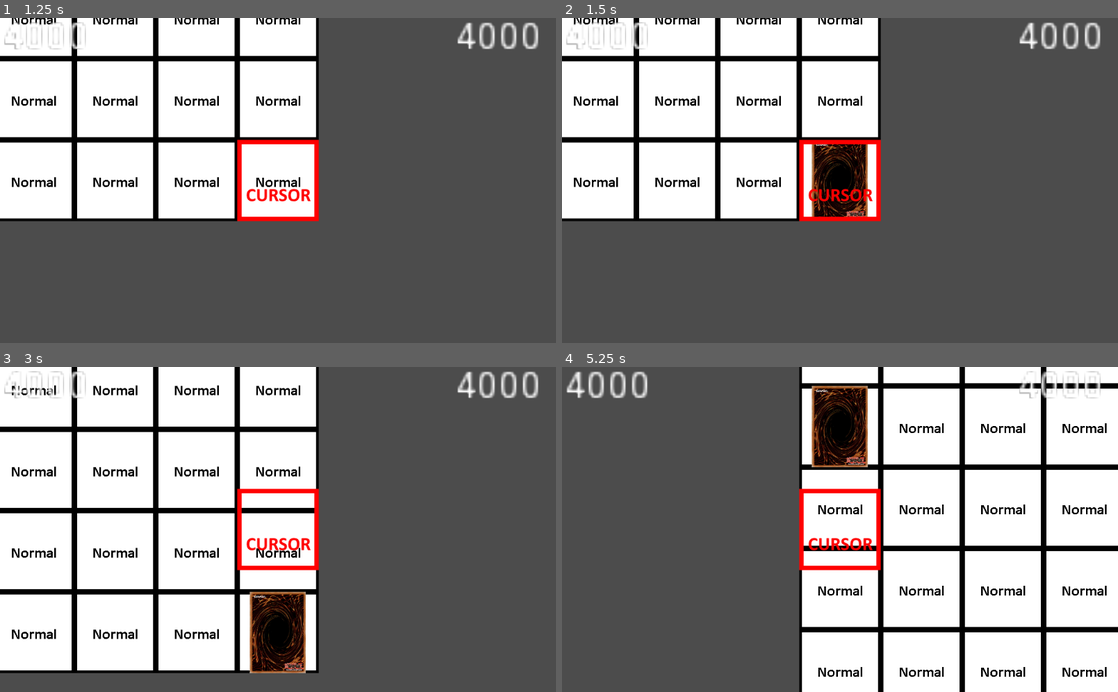
Above: before the commit, frames 1-4 (two rows, left to right).
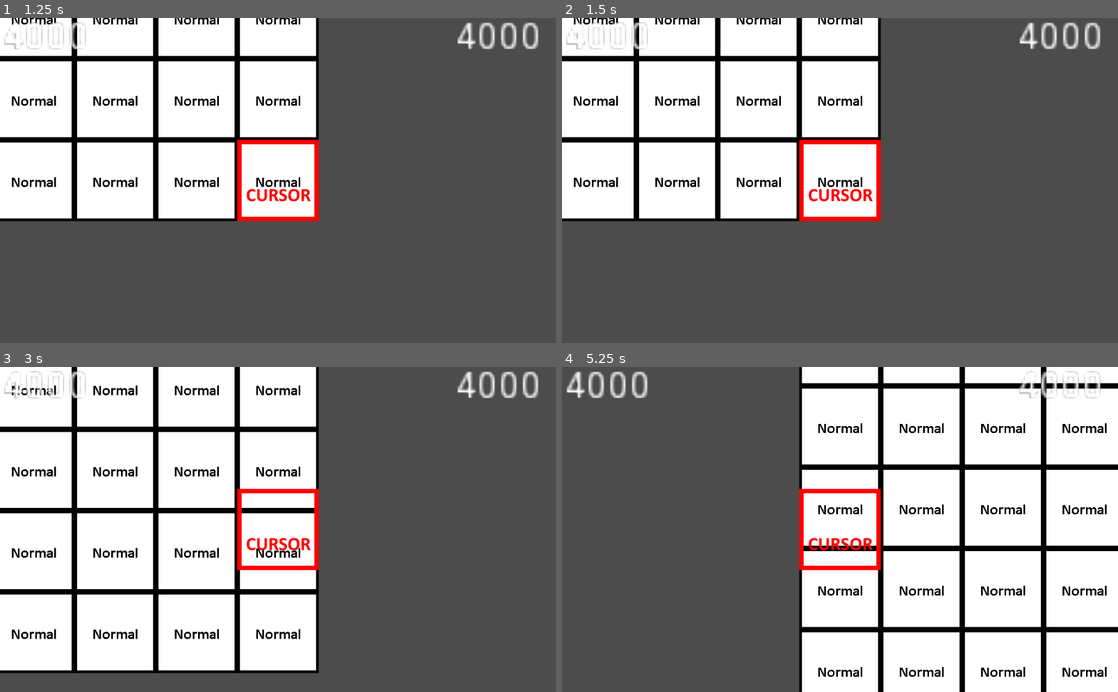
Above: after the commit, the same moments.

Repository: Tasos500/Perfect-Ruler
Game: Godot game, scene res://Scenes/Board.tscn
Same seed, same stepped clock (60 frames per second), same inputs: the game is played once before the commit and once after it.
Inputs:
- Up to frame 1 (1.25 s): tap Enter at 0.5 s; hold Right (ui_right) from 0.53 s (still down); tap Z (ui_accept) at 0.77 s
- Up to frame 2 (1.5 s): tap Z (ui_accept) at 1.25 s; release Right (ui_right) at 1.28 s; hold Down (ui_down) from 1.28 s (still down)
- Up to frame 3 (3 s): tap Z (ui_accept) at 1.52, 2, 2.75 s; release Down (ui_down) at 2.03 s; hold Right (ui_right) 2.03-2.78 s; hold Up (ui_up) from 2.78 s (still down)
- Up to frame 4 (5.25 s): tap Z (ui_accept) at 3.02, 3.77, 4.52, 5 s; release Up (ui_up) at 3.53 s; hold Left (ui_left) 3.53-5.03 s; hold Down (ui_down) from 5.03 s (still down)

Frame 1 is identical in both runs. In frame 2, 2.1% of the frame differs, in the area x 44-55%, y 38-62%; in frame 3, 2.5%, in the area x 44-55%, y 69-95%; in frame 4, 2.5%.
Error after the commit: Attempt to call function 'instance' in base 'null instance' on a null instance. (res://Scripts/Board.gd:107)

Commit message:
Moved Scripts to Scripts folder

Diff:
--- a/Scenes/Board.tscn
+++ b/Scenes/Board.tscn
@@ -2,7 +2,7 @@
 
 [ext_resource path="res://Scenes/Cursor.tscn" type="PackedScene" id=1]
 [ext_resource path="res://Assets/Tile/Tile_Tileset.png" type="Texture" id=2]
-[ext_resource path="res://Scenes/Board.gd" type="Script" id=3]
+[ext_resource path="res://Scripts/Board.gd" type="Script" id=3]
 [ext_resource path="res://Scenes/HUD.tscn" type="PackedScene" id=4]
 
 [sub_resource type="TileSet" id=1]
--- a/Scenes/Card_Placeholder.gd
+++ /dev/null
@@ -1,78 +0,0 @@
-extends Node2D
-
-# 0 = Red, 1 = White
-# Red always goes first in a duel
-enum color {RED, WHITE}
-
-# Enums on all possible variables a card can have
-enum attributes {LIGHT, DARK, FIRE, EARTH, WATER, WIND}
-enum card_types {DRAGON, SPELLCASTER, ZOMBIE, WARRIOR, BEAST_WARRIOR, BEAST, WINGED_BEAST, FIEND, FAIRY, INSECT, DINOSAUR, REPTILE, FISH, SEA_SERPENT, MACHINE, THUNDER, AQUA, PYRO, ROCK, PLANT, IMMORTAL, MAGIC, POWER_UP, TRAP_LIMITED, TRAP_FULL, RITUAL}
-
-# Position
-var grid_x
-var grid_y
-var cursor
-# Can be boosted through terrain boosts
-var tile_speed = 1
-
-# Team based variables
-var team
-var is_leader = false
-var can_move
-var card_name
-var card_id # The ID used to pull data from the database.
-var in_attack_position = true
-
-# Monster based variables
-# Ignored if is_leader == true
-var atk = 0
-var def = 0
-var dc
-var attribute
-var card_type
-var level
-
-# Movement based arrays
-# Basically the same as in the cursor
-var movement_percentage = 0.0
-const move_speed = 8
-const tile_size = 150
-var initial_position = Vector2(0,0)
-var input_direction = Vector2(0,0)
-var is_moving = false
-
-# Called when the node enters the scene tree for the first time.
-func _ready():
-	cursor = get_parent().get_node("Cursor")
-	grid_x = cursor.grid_x
-	grid_y = cursor.grid_y
-	position = cursor.position
-	team = cursor.team
-	is_leader = false
-	pass
-
-func move(delta):
-	movement_percentage += move_speed * delta
-	if movement_percentage >= 1.0:
-		position = initial_position + (tile_size * input_direction)
-		movement_percentage = 0.0
-		is_moving = false
-		initial_position = position
-	else:
-		position = initial_position + (tile_size * input_direction * movement_percentage)
-
-
-# Called every frame. 'delta' is the elapsed time since the previous frame.
-func _process(delta):
-	if !is_moving:
-		initial_position = position
-	elif input_direction != Vector2.ZERO:
-		move(delta)
-	else:
-		is_moving = false
-	if in_attack_position:
-		if rotation_degrees > 5:
-			rotation_degrees -= 5
-	else:
-		if rotation_degrees < 90:
-			rotation_degrees += 5
--- a/Scenes/Card_Placeholder.tscn
+++ b/Scenes/Card_Placeholder.tscn
@@ -1,14 +1,229 @@
-[gd_scene load_steps=3 format=2]
+[gd_scene load_steps=36 format=2]
 
 [ext_resource path="res://Assets/Card/CardBack.jpg" type="Texture" id=1]
-[ext_resource path="res://Scenes/Card_Placeholder.gd" type="Script" id=2]
-
-[node name="Card" type="KinematicBody2D"]
+[ext_resource path="res://Scripts/Card_Placeholder.gd" type="Script" id=2]
+[ext_resource path="res://Assets/Fonts/stosfscm.ttf" type="DynamicFontData" id=3]
+[ext_resource path="res://Assets/Fonts/timesbd.ttf" type="DynamicFontData" id=4]
+[ext_resource path="res://Assets/Card/CardFront_Trap.png" type="Texture" id=5]
+[ext_resource path="res://Assets/Card/CardFront_Spell.png" type="Texture" id=6]
+[ext_resource path="res://Assets/Card/CardFront_Monster_Normal.png" type="Texture" id=7]
+[ext_resource path="res://Assets/Card/CardFront_Monster_Effect.png" type="Texture" id=8]
+[ext_resource path="res://Assets/Card/CardLevel_Scale.png" type="Texture" id=9]
+[ext_resource path="res://Assets/Card/CardAttrWater.png" type="Texture" id=10]
+[ext_resource path="res://Assets/Card/CardAttrWind.png" type="Texture" id=11]
+[ext_resource path="res://Assets/Card/CardAttrFire.png" type="Texture" id=12]
+[ext_resource path="res://Assets/Card/CardAttrEarth.png" type="Texture" id=13]
+[ext_resource path="res://Assets/Card/CardAttrDark.png" type="Texture" id=14]
+[ext_resource path="res://Assets/Card/CardAttrLight.png" type="Texture" id=15]
+
+[sub_resource type="Shader" id=19]
+code = "shader_type canvas_item;
+
+uniform bool spellbound = false;
+
+void fragment(){
+	if (spellbound==true){
+		vec4 color = texture(TEXTURE, UV);
+		COLOR = vec4(1.0 - color.rgb, color.a);
+		}
+	else{
+		vec4 color = texture(TEXTURE, UV);
+		COLOR = vec4(color.rgb, color.a);
+		}
+}"
+
+[sub_resource type="ShaderMaterial" id=20]
+shader = SubResource( 19 )
+shader_param/spellbound = false
+
+[sub_resource type="SpriteFrames" id=1]
+animations = [ {
+"frames": [ ExtResource( 8 ) ],
+"loop": true,
+"name": "Monster_Effect",
+"speed": 5.0
+}, {
+"frames": [ ExtResource( 7 ) ],
+"loop": true,
+"name": "Monster_Normal",
+"speed": 5.0
+}, {
+"frames": [ ExtResource( 6 ) ],
+"loop": true,
+"name": "Spell",
+"speed": 5.0
+}, {
+"frames": [ ExtResource( 5 ) ],
+"loop": true,
+"name": "Trap",
+"speed": 5.0
+} ]
+
+[sub_resource type="AtlasTexture" id=2]
+flags = 4
+atlas = ExtResource( 9 )
+region = Rect2( 0, 0, 204, 17 )
+
+[sub_resource type="AtlasTexture" id=3]
+flags = 4
+atlas = ExtResource( 9 )
+region = Rect2( 0, 17, 204, 17 )
+
+[sub_resource type="AtlasTexture" id=4]
+flags = 4
+atlas = ExtResource( 9 )
+region = Rect2( 0, 34, 204, 17 )
+
+[sub_resource type="AtlasTexture" id=5]
+flags = 4
+atlas = ExtResource( 9 )
+region = Rect2( 0, 51, 204, 17 )
+
+[sub_resource type="AtlasTexture" id=6]
+flags = 4
+atlas = ExtResource( 9 )
+region = Rect2( 0, 68, 204, 17 )
+
+[sub_resource type="AtlasTexture" id=7]
+flags = 4
+atlas = ExtResource( 9 )
+region = Rect2( 0, 85, 204, 17 )
+
+[sub_resource type="AtlasTexture" id=8]
+flags = 4
+atlas = ExtResource( 9 )
+region = Rect2( 0, 102, 204, 17 )
+
+[sub_resource type="AtlasTexture" id=9]
+flags = 4
+atlas = ExtResource( 9 )
+region = Rect2( 0, 119, 204, 17 )
+
+[sub_resource type="AtlasTexture" id=10]
+flags = 4
+atlas = ExtResource( 9 )
+region = Rect2( 0, 136, 204, 17 )
+
+[sub_resource type="AtlasTexture" id=11]
+flags = 4
+atlas = ExtResource( 9 )
+region = Rect2( 0, 153, 204, 17 )
+
+[sub_resource type="AtlasTexture" id=12]
+flags = 4
+atlas = ExtResource( 9 )
+region = Rect2( 0, 170, 204, 17 )
+
+[sub_resource type="AtlasTexture" id=13]
+flags = 4
+atlas = ExtResource( 9 )
+region = Rect2( 0, 187, 204, 17 )
+
+[sub_resource type="SpriteFrames" id=14]
+animations = [ {
+"frames": [ null, SubResource( 2 ), SubResource( 3 ), SubResource( 4 ), SubResource( 5 ), SubResource( 6 ), SubResource( 7 ), SubResource( 8 ), SubResource( 9 ), SubResource( 10 ), SubResource( 11 ), SubResource( 12 ), SubResource( 13 ) ],
+"loop": false,
+"name": "Level_Scale",
+"speed": 5.0
+} ]
+
+[sub_resource type="DynamicFont" id=15]
+size = 23
+use_mipmaps = true
+font_data = ExtResource( 3 )
+
+[sub_resource type="AtlasTexture" id=16]
+flags = 4
+atlas = ExtResource( 14 )
+region = Rect2( 0, 0, 42, 42 )
+
+[sub_resource type="SpriteFrames" id=17]
+animations = [ {
+"frames": [ ExtResource( 15 ), SubResource( 16 ), ExtResource( 12 ), ExtResource( 13 ), ExtResource( 10 ), ExtResource( 11 ) ],
+"loop": true,
+"name": "default",
+"speed": 5.0
+} ]
+
+[sub_resource type="DynamicFont" id=18]
+size = 50
+font_data = ExtResource( 4 )
+
+[node name="Card" type="Node2D"]
+material = SubResource( 20 )
 script = ExtResource( 2 )
 
 [node name="Monster" type="AnimatedSprite" parent="."]
 z_index = 1
 
 [node name="Card_Back" type="Sprite" parent="."]
+use_parent_material = true
 scale = Vector2( 0.25, 0.25 )
 texture = ExtResource( 1 )
+
+[node name="Card_Front_Frame" type="AnimatedSprite" parent="."]
+visible = false
+use_parent_material = true
+scale = Vector2( 0.25, 0.25 )
+frames = SubResource( 1 )
+animation = "Monster_Effect"
+
+[node name="Level" type="AnimatedSprite" parent="Card_Front_Frame"]
+use_parent_material = true
+position = Vector2( -0.5, -198.125 )
+scale = Vector2( 1.68137, 1.66176 )
+frames = SubResource( 14 )
+animation = "Level_Scale"
+frame = 3
+
+[node name="Card_Name" type="Label" parent="Card_Front_Frame"]
+use_parent_material = true
+margin_left = -168.0
+margin_top = -268.0
+margin_right = 125.0
+margin_bottom = -224.0
+size_flags_vertical = 1
+custom_colors/font_color_shadow = Color( 0, 0, 0, 1 )
+custom_constants/shadow_offset_x = -1
+custom_constants/shadow_offset_y = 2
+custom_constants/shadow_as_outline = 0
+custom_fonts/font = SubResource( 15 )
+text = "Obelisk The Tormentor"
+valign = 1
+
+[node name="Type" type="AnimatedSprite" parent="Card_Front_Frame"]
+use_parent_material = true
+position = Vector2( 148, -244 )
+frames = SubResource( 17 )
+
+[node name="ATK" type="Label" parent="Card_Front_Frame"]
+use_parent_material = true
+margin_left = 4.0
+margin_top = 160.0
+margin_right = 163.0
+margin_bottom = 216.0
+size_flags_vertical = 1
+custom_colors/font_color_shadow = Color( 0, 0, 0, 1 )
+custom_constants/shadow_offset_x = -1
+custom_constants/shadow_offset_y = 2
+custom_constants/shadow_as_outline = 0
+custom_fonts/font = SubResource( 18 )
+text = "4000"
+align = 1
+max_lines_visible = 1
+
+[node name="DEF" type="Label" parent="Card_Front_Frame"]
+use_parent_material = true
+margin_left = 4.0
+margin_top = 204.0
+margin_right = 163.0
+margin_bottom = 260.0
+size_flags_vertical = 1
+custom_colors/font_color_shadow = Color( 0, 0, 0, 1 )
+custom_constants/shadow_offset_x = -1
+custom_constants/shadow_offset_y = 2
+custom_constants/shadow_as_outline = 0
+custom_fonts/font = SubResource( 18 )
+text = "4000"
+align = 1
+max_lines_visible = 1
--- a/Scenes/Cursor.tscn
+++ b/Scenes/Cursor.tscn
@@ -1,7 +1,8 @@
 [gd_scene load_steps=4 format=2]
 
-[ext_resource path="res://Scenes/Cursor.gd" type="Script" id=1]
+[ext_resource path="res://Scripts/Cursor.gd" type="Script" id=1]
 [ext_resource path="res://Assets/Cursor/Cursor_Red.png" type="Texture" id=2]
+
 
 [sub_resource type="RectangleShape2D" id=1]
 extents = Vector2( 75, 75 )
Renamed: Scenes/Board.gd -> Scripts/Board.gd
Renamed: Scenes/Board_Object.gd -> Scripts/Board_Object.gd
Renamed: Scenes/Camera2D.gd -> Scripts/Camera2D.gd
Renamed: Scenes/Card.gd -> Scripts/Card.gd
Renamed: Scenes/Cursor.gd -> Scripts/Cursor.gd
Renamed: Scenes/Grid.gd -> Scripts/Grid.gd
Renamed: Scenes/Sprite.gd -> Scripts/Sprite.gd
